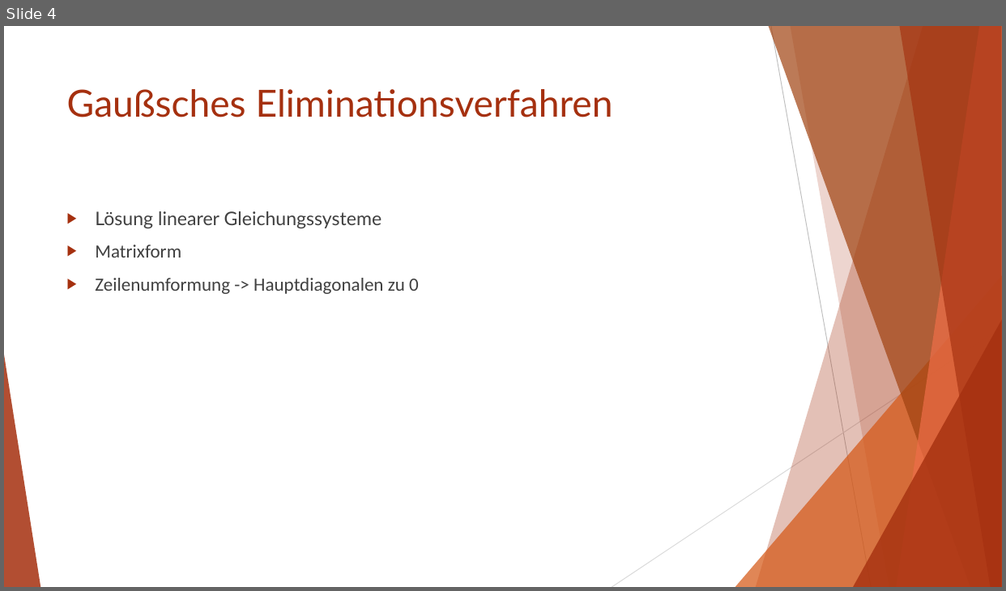
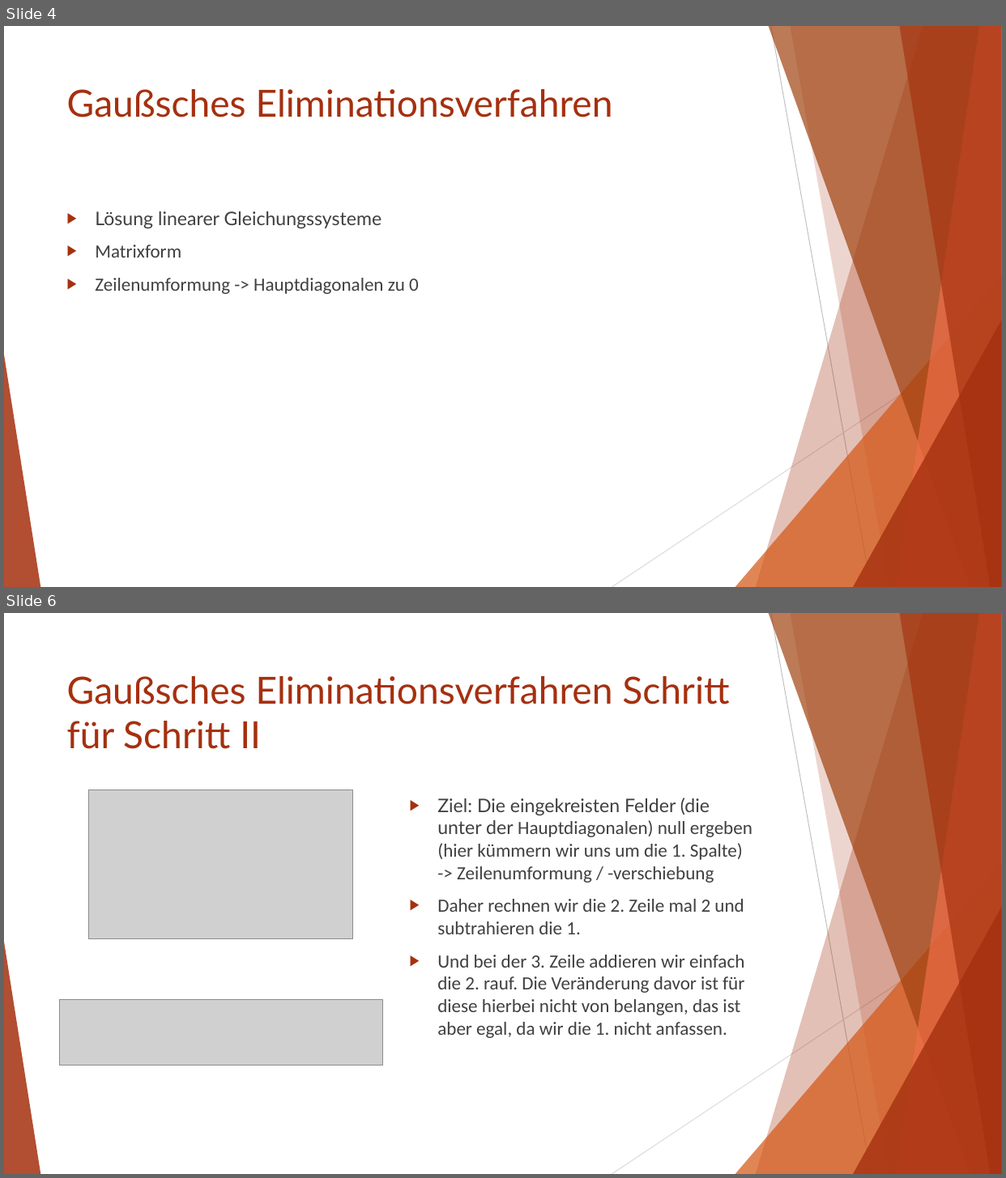
Before and after one commit to Zwilli/Numerik_und_Logik, a slide deck: Ortner/Gaußsches Eliminationsverfahren.pptx. Shown one above the other, each under a label of ours: slide 4 before the commit, slides 4 and 6 after it; the slides between them are not shown. The pictures are 1006x591 and 1006x1178 pixels, drawn with LibreOffice and Linux fonts; fonts in the diff are those of the drawing; grey boxes stand for pictures. Boxes give left, top, right and bottom in pixels: in the first picture for what was removed or moved away, otherwise in the second. Text is boxed around its words. In the diff, an @@ line names an element or a change of style, - is before the commit and + after.

```diff
--- a/Ortner/Gaußsches Eliminationsverfahren.pptx
+++ b/Ortner/Gaußsches Eliminationsverfahren.pptx
@@ slide 6 added at [4, 613, 1002, 1174], background #FFFFFF; not listed: 10 template elements that a slide beside it also shows @@
@@ title added at [67, 676, 729, 749], 36 pt, text #A5300F @@
+Gaußsches Eliminationsverfahren Schritt für Schritt II
@@ picture added at [89, 790, 353, 939] @@
@@ text added at [437, 798, 752, 1038], 18 pt, text #404040 @@
+▶ Ziel: Die eingekreisten Felder (die unter der Hauptdiagonalen) null ergeben (hier kümmern wir uns um die 1. Spalte) -> Zeilenumformung / -verschiebung
+▶ Daher rechnen wir die 2. Zeile mal 2 und subtrahieren die 1.
+▶ Und bei der 3. Zeile addieren wir einfach die 2. rauf. Die Veränderung davor ist für diese hierbei nicht von belangen, das ist aber egal, da wir die 1. nicht anfassen.
@@ picture added at [59, 1000, 382, 1066] @@
```
Also in this commit, not shown: 5 other slides added, 1 slide removed, 1 other file.
